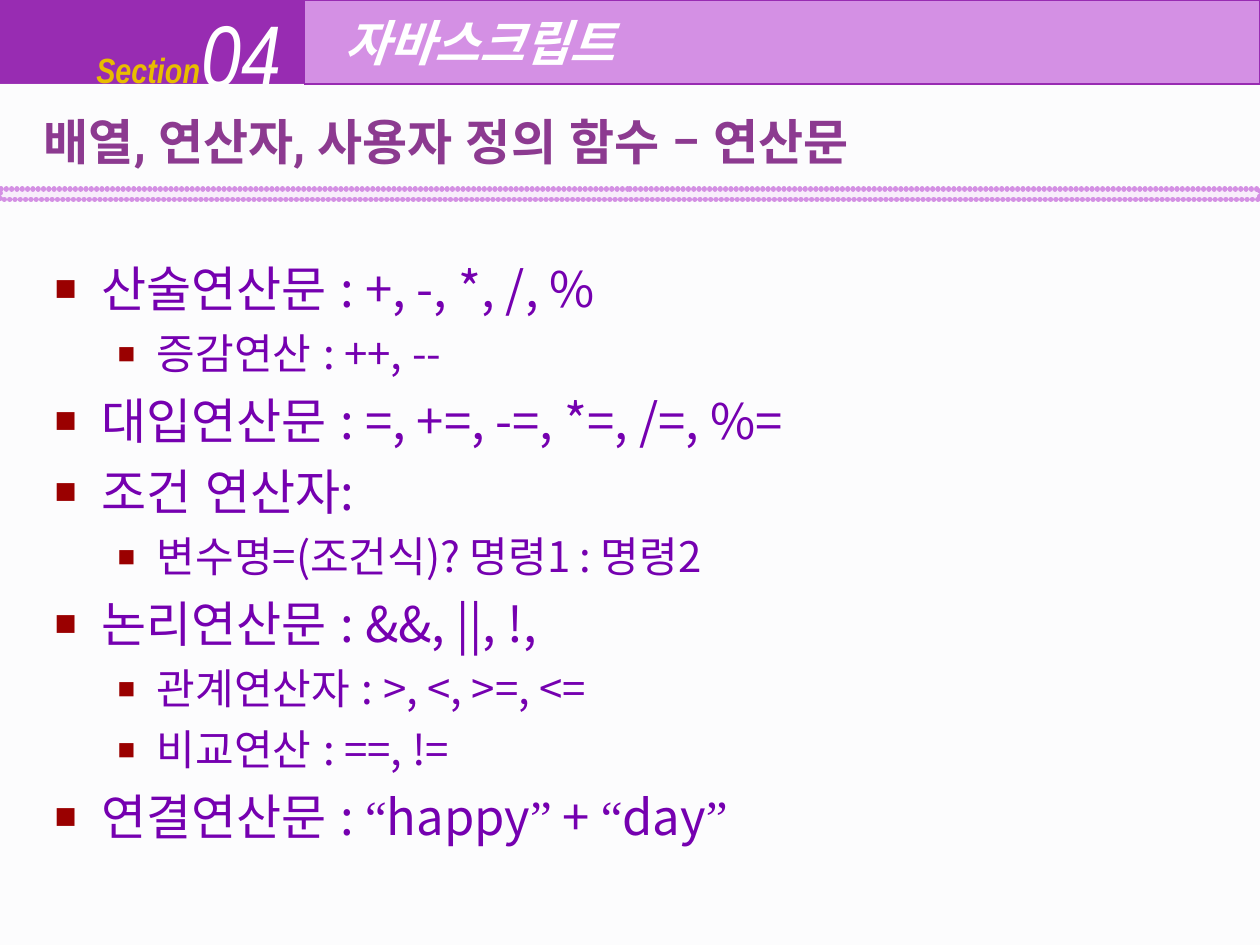
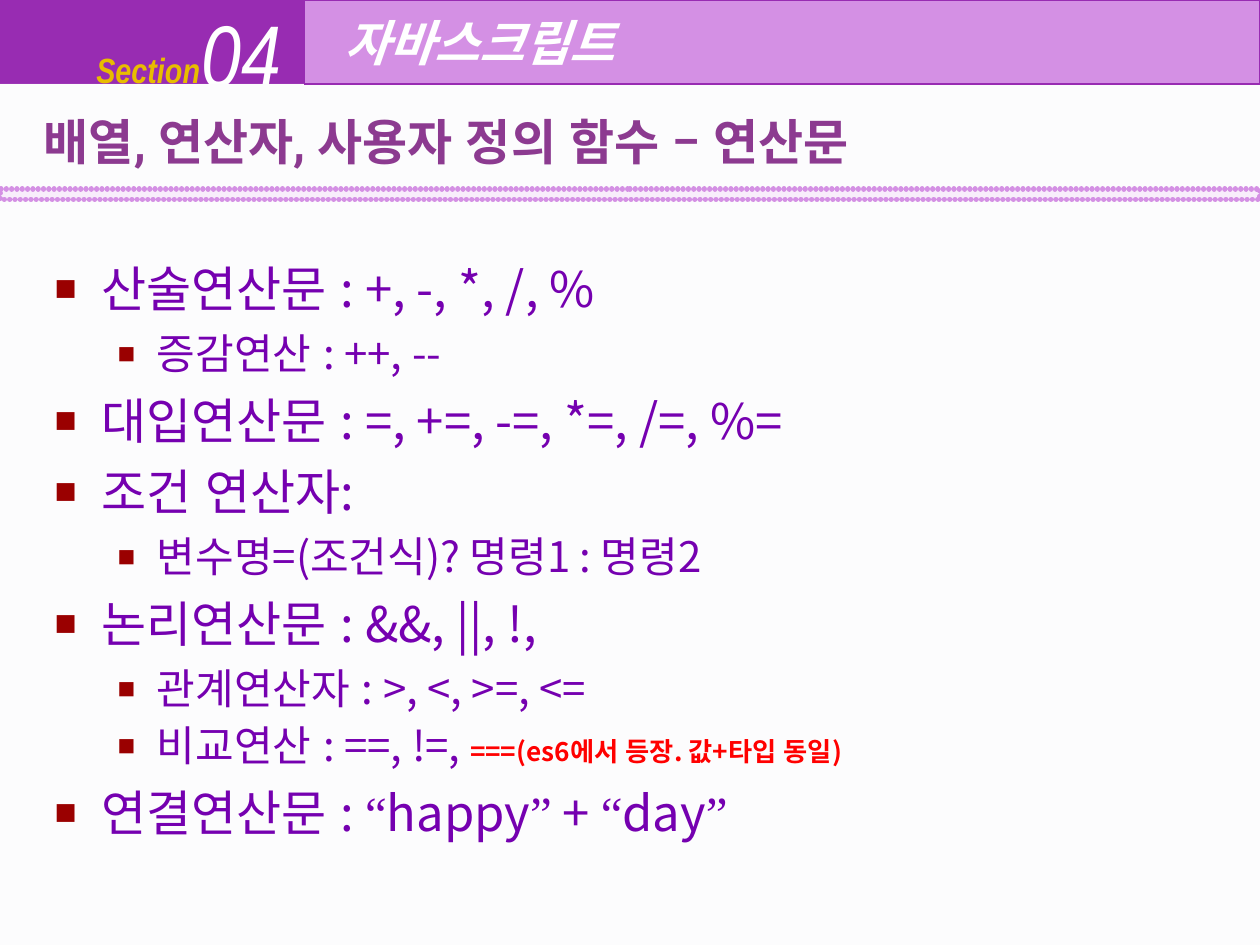
Before and after one commit to Jaehe-he/naver17study, a slide deck: slide 30 of 자료들/4부_javascript.ppt. Drawn at 1260x945 pixels with LibreOffice and Linux fonts; fonts in the diff are those of the drawing; background and template pictures are left out. Boxes give left, top, right and bottom in pixels: in the first picture for what was removed or moved away, otherwise in the second. Text is boxed around its words. In the diff, an @@ line names an element or a change of style, - is before the commit and + after.

```diff
--- a/자료들/4부_javascript.ppt
+++ b/자료들/4부_javascript.ppt
@@ text at [157,726,842,766]: text changed; size 24 to 15 pt; text colour #7500B0 to #FF0000; bold on @@
-  ■ 비교연산 : ==, !=
+  ■ 비교연산 : ==, !=, ===(es6에서 등장. 값+타입 동일)
```
Also in this commit, not shown: 7 other slides changed.
